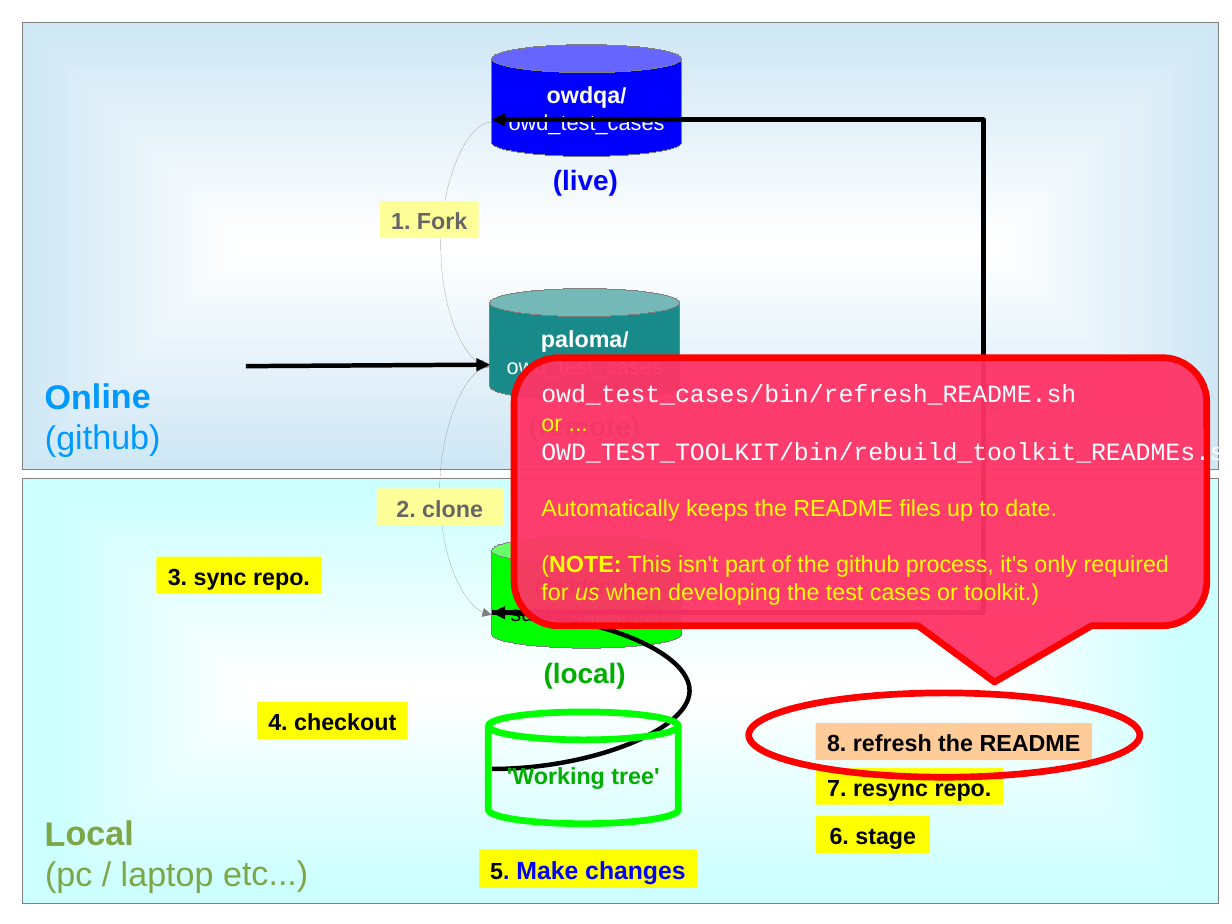
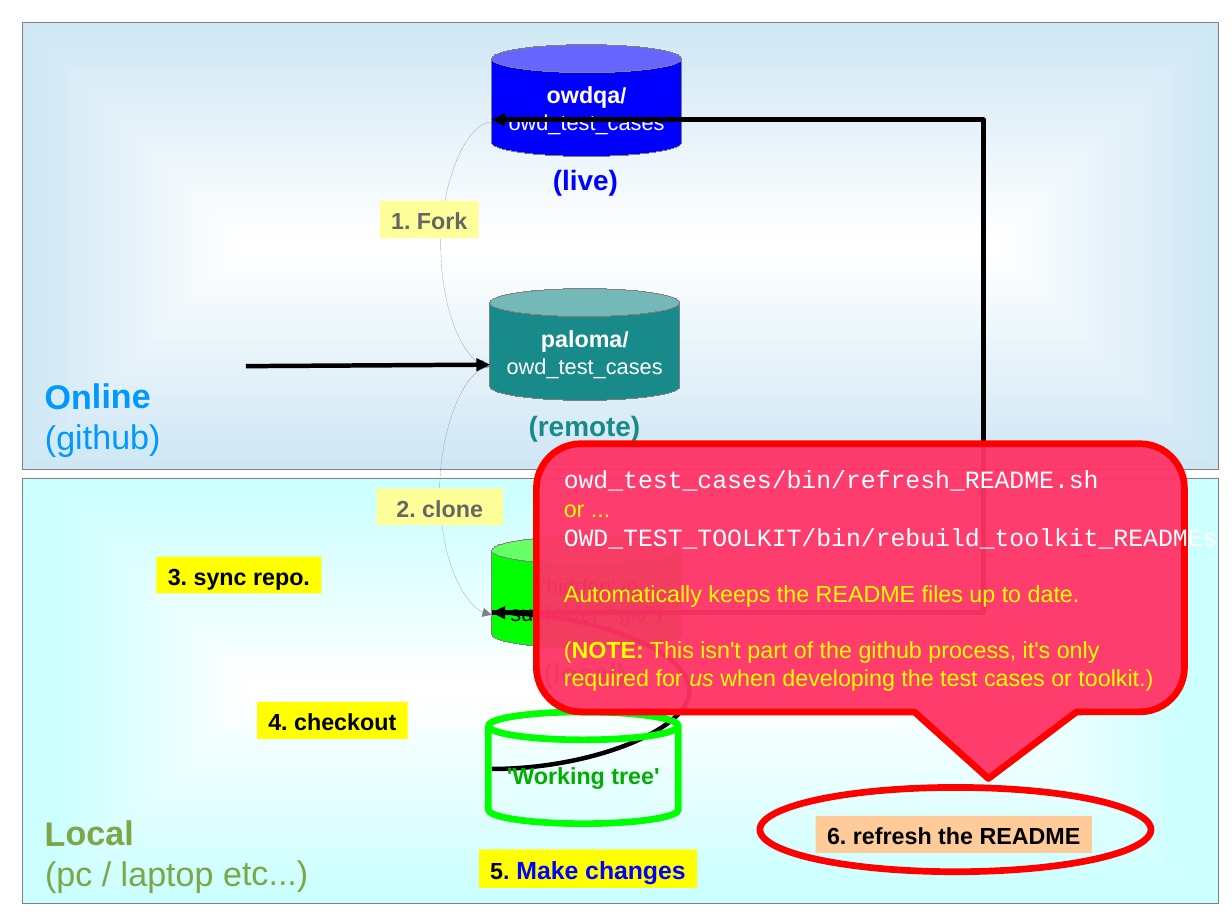
Before and after one commit to owdqa/owd_test_cases, a slide deck: slide 11 of Docs/Github guide.odp (slide 13 before the commit). Drawn at 1232x924 pixels with LibreOffice and Linux fonts; fonts in the diff are those of the drawing. Boxes give left, top, right and bottom in pixels: in the first picture for what was removed or moved away, otherwise in the second. Text is boxed around its words. In the diff, an @@ line names an element or a change of style, - is before the commit and + after.

Commit message:
Changes to the github guide.

```diff
--- a/Docs/Github guide.odp
+++ b/Docs/Github guide.odp
@@ rounded speech box "owd_test_cases/bin/refresh_README.sh" resized from (x1=514, y1=358, x2=1207, y2=626) to (x1=537, y1=444, x2=1185, y2=712) @@
@@ rounded speech box "owd_test_cases/bin/refresh_README.sh" at (x1=537, y1=444, x2=1185, y2=712): proportions changed @@
@@ text in rounded speech box at (x1=564, y1=641, x2=1153, y2=691): spaces changed @@
-(NOTE: This isn't part of the github process, it's only required
-for us when developing the test cases or toolkit.)
+(NOTE: This isn't part of the github process, it's only
+required for us when developing the test cases or toolkit.)
@@ rectangle removed at (x1=816, y1=768, x2=1003, y2=805) @@
-7. resync repo.
@@ ellipse moved from (x1=749, y1=693, x2=1140, y2=777) to (x1=760, y1=788, x2=1152, y2=872) @@
@@ rectangle "6. refresh the README" moved from (x1=816, y1=723, x2=1092, y2=760) to (x1=816, y1=816, x2=1092, y2=853) @@
@@ rectangle removed at (x1=816, y1=816, x2=930, y2=853) @@
-6. stage
@@ text in rectangle at (x1=827, y1=827, x2=1081, y2=845): text changed @@
-8. refresh the README
+6. refresh the README
```
Also in this commit, not shown: 10 other slides changed, 1 other file.
